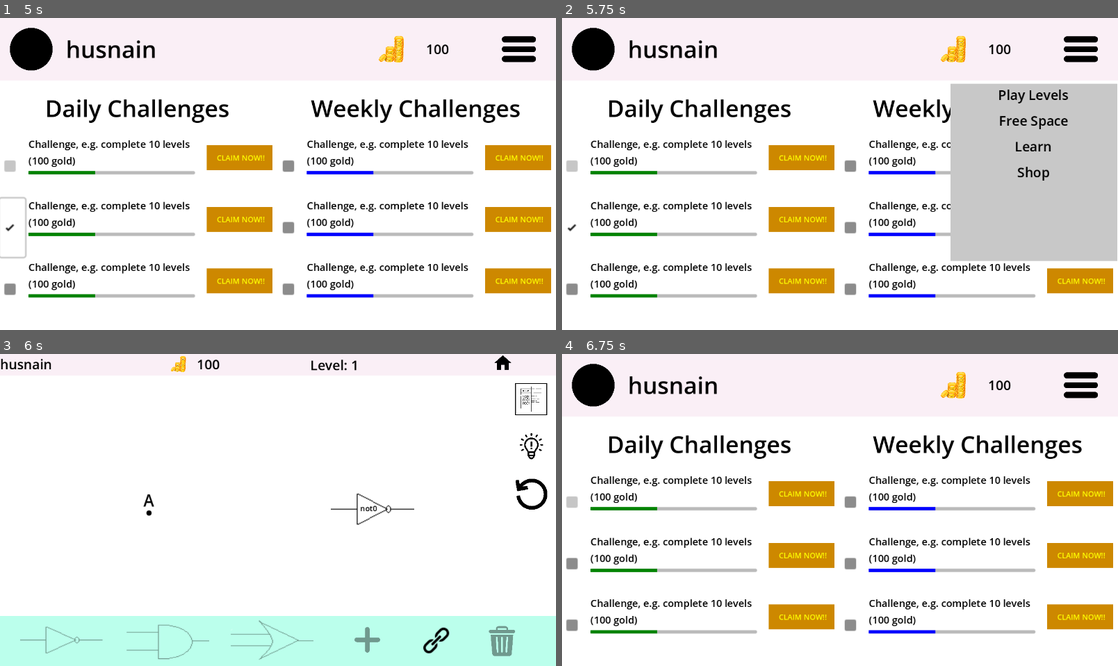
Above: before the commit, frames 1-4 (two rows, left to right).
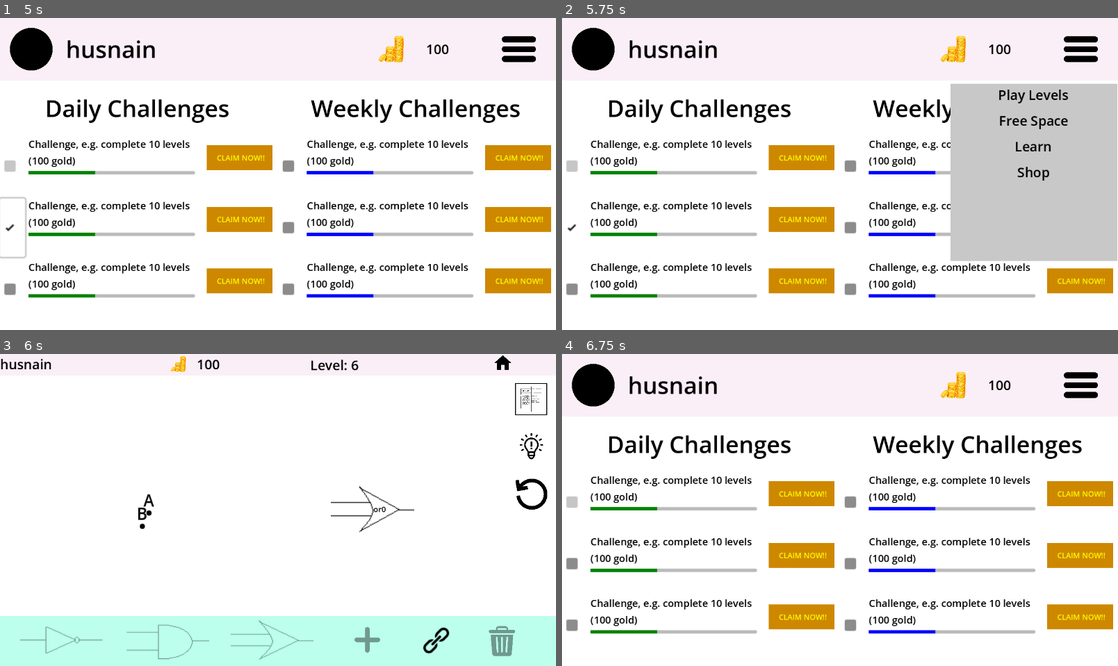
Above: after the commit, the same moments.

Repository: husnain106/dissertation
Game: Godot game, scene res://Scenes/home.tscn
Two runs of this game, one before a commit and one after it. Both use one fixed random seed, a clock stepped at 60 frames per second and the inputs below.
Inputs (mouse positions are in pixels of both pictures, inside the frame that each line leads up to):
- Up to frame 1 (5 s): click "CLAIM NOW!!" at 0.5 s; click (11, 227) at 1.27 s; click "CLAIM NOW!!" at 2 s; click (11, 227) at 2.77 s; click "CLAIM NOW!!" at 3.5 s; click (11, 227) at 4.27 s
- Up to frame 2 (5.75 s): click (1079, 49) at 5 s
- Up to frame 3 (6 s): click "Play Levels" at 5.75 s
- Up to frame 4 (6.75 s): click (1062, 363) at 6.5 s

Frames 1-2 are identical in both runs. In frame 3, 0.5% of the frame differs, in the area x 24-75%, y 2-58%; in frame 4, nothing differs.

Commit message:
Level 7 created and some progress made on the challenges but more levels are required to be able to fully test out the challenges and make them work in a realistic environment

Diff:
--- /dev/null
+++ b/Project/Scripts/all_levels/level7.gd
@@ -0,0 +1,66 @@
+extends "res://Scripts/all_levels/LevelClass.gd"
+
+
+# Called when the node enters the scene tree for the first time.
+func _init():
+
+	reward = 120
+
+	#global.inputs_used = ["A", "B"]
+	initial_entities = {
+		"or0": ["or", random_position("or")],
+		"A": ["input", random_position("input")],
+		"B": ["input", random_position("input")],
+		"C": ["input", random_position("input")]
+	}
+	initial_connections = []
+
+	intended_solution_entities = {
+		"or0": "or",
+		"A": "input",
+		"B": "input",
+		"C": "input",
+		"or1": "or"
+	}
+	intended_solution_connections = [{"pos1": "A", "pos2": "or0"},
+	{"pos1": "B", "pos2": "or0"},
+	{"pos1": "or0", "pos2": "or1"},
+	{"pos1": "C", "pos2": "or1"}]
+
+	input_variations = [{"A" : false, "B": false, "C": false},
+	{"A": true, "B": false, "C": false},
+	{"A": false, "B": true, "C": false},
+	{"A": true, "B": true, "C": false},
+	{"A" : false, "B": false, "C": true},
+	{"A": true, "B": false, "C": true},
+	{"A": false, "B": true, "C": true},
+	{"A": true, "B": true, "C": true}]
+
+	truth_table_values = [{"or1": false},
+	{"or1": true},
+	{"or1": true},
+	{"or1": true},
+	{"or1": true},
+	{"or1": true},
+	{"or1": true},
+	{"or1": true}
+	]
+
+	message = "To pass three inputs into an or gate, you can pass
+	two inputs in an or gate, then pass the output of the first
+	or gate and the third input into a second or gate.
+
+	In this level, connect two inputs to or0, then make another
+	or gate which will be or1. Pass the output of or0 and the
+	final input into or1.
+	"
+
+	#Can only connect already available entities in this level
+	buttons_enabled = {
+	"not_gate_button" : false,
+	"and_gate_button" : false,
+	"or_gate_button" : true,
+	"new_input_button" : false,
+	"link_button" : true,
+	"delete_button" : false
+}
--- a/Project/Scripts/challenges/daily_challenge1.gd
+++ b/Project/Scripts/challenges/daily_challenge1.gd
@@ -1,17 +1,20 @@
 extends "res://Scripts/challenges/ChallengesClass.gd"
+
+#This daily challenge is that the user should complete 5 levels that day
 
 var target_level
 var initial_level
 
-func _init():
-	reward = 50
+func _init(initial_level):
+	reward = 50 #50 gold reward for this level
 	time_left = 24*60 #minutes in a day
-	target_level = 4
-	initial_level = 1
+	target_level = initial_level + 5  #the target is to complete 5 levels that day
+	initial_level = initial_level #this is the level that the use is at the start of the day
 
 func check_if_complete():
-	if User.get_level() >= 4:
+	if User.get_level() >= target_level:
 		completed = true
 		progress = 1
 	else:
 		progress = User.get_level()/ (target_level - initial_level)
+		completed = false
--- a/Project/Scripts/home.gd
+++ b/Project/Scripts/home.gd
@@ -4,6 +4,8 @@
 	var user_res = "res://user_data.txt"
 	var file = FileAccess.open(user_res, FileAccess.READ)
 	var content = process_file(file.get_as_text())
+
+	print(User.get_daily_challenge()[0].target_level)
 
 	get_node("margin_main/vertical_container/margin_account_row/account_row/margin_name/username").text = str(User.get_username())
 	get_node("margin_main/vertical_container/margin_account_row/account_row/margin_gold_amount/gold_amount").text = str(User.get_gold())
@@ -37,8 +39,13 @@
 	User.set_gates_theme(content[0])
 	content.remove_at(0)
 
+	User.add_daily_challenge(load("res://Scripts/challenges/daily_challenge1.gd").new(int(content[0])))
+	content.remove_at(0)
+
 	for x in range (0, len(content)):
 		if content[x] != "":
 			var temp = content[x].replace('"', "")
 			#temp = temp.replace()
 			User.bought_theme(temp)
+		else:
+			break
--- a/Project/Scripts/user.gd
+++ b/Project/Scripts/user.gd
@@ -11,6 +11,27 @@
 "blue": false,
 "green": false,
 "red": false}
+
+var _daily_challenge = []
+var _weekly_challenge = []
+
+func add_daily_challenge(challenge):
+	self._daily_challenge.append(challenge)
+	save()
+func finish_daily_challenge(challenge):
+	self._daily_challenge.erase(challenge)
+	save()
+func get_daily_challenge():
+	return self._daily_challenge
+
+func add_weekly_challenge(challenge):
+	self._weekly_challenge.append(challenge)
+	save()
+func finish_weekly_challenge(challenge):
+	self._weekly_challenge.erase(challenge)
+	save()
+func get_weekly_challenge():
+	return self._weekly_challenge
 
 func set_username(name):
 	self._username = name
@@ -48,6 +69,8 @@
 
 func save():
 	var text = (self._username + "\n" + str(self._gold) + "\n" + str(self._level) + "\n" + self._gates_theme + "\n")
+	if len(self._daily_challenge)>= 1:
+		text = text + str(self._daily_challenge[0].initial_level) + "\n"
 	for x in self._owned_themes:
 		if self._owned_themes[x]:
 			text = text + x + "\n"
Not shown, changed: Project/user_data.txt
